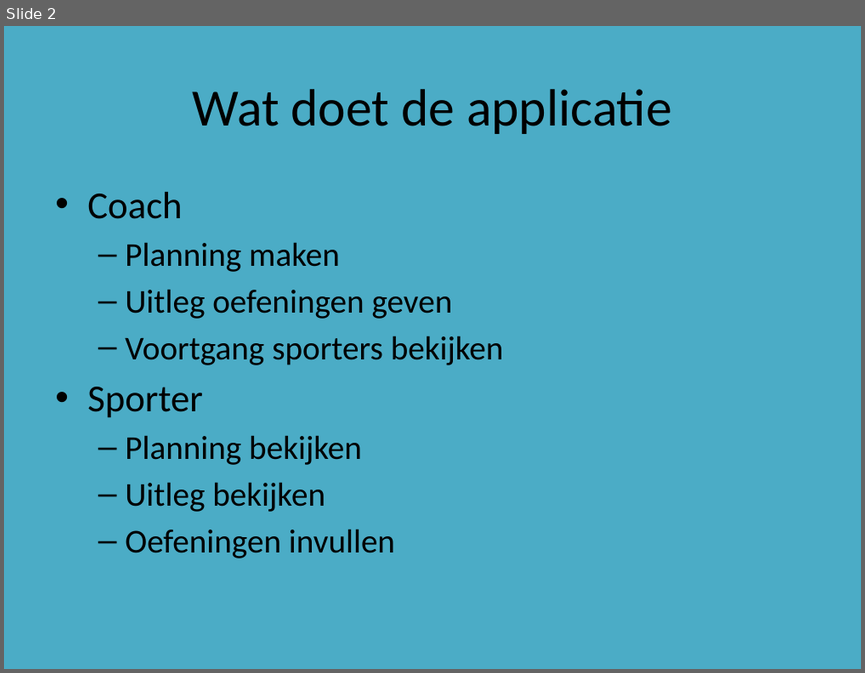
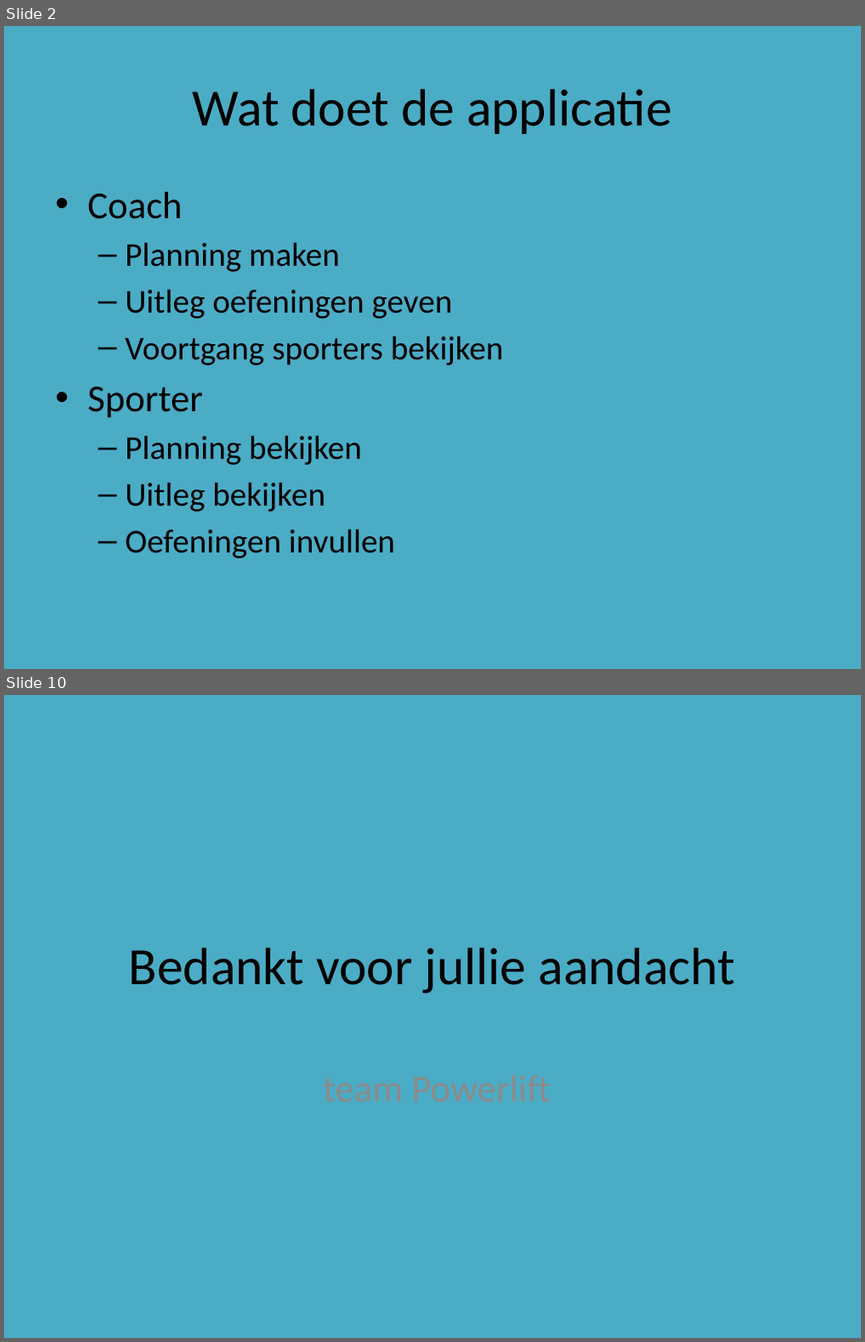
Before and after one commit to DASnoeken/Powerlift_App, a slide deck: Powerlift Powerpoint.pptx. Shown one above the other, each under a label of ours: slide 2 before the commit, slides 2 and 10 after it; the slides between them are not shown. The pictures are 865x673 and 865x1342 pixels, drawn with LibreOffice and Linux fonts; fonts in the diff are those of the drawing. Boxes give left, top, right and bottom in pixels: in the first picture for what was removed or moved away, otherwise in the second. Text is boxed around its words. In the diff, an @@ line names an element or a change of style, - is before the commit and + after.

```diff
--- a/Powerlift Powerpoint.pptx
+++ b/Powerlift Powerpoint.pptx
@@ slide 10 added at (4, 695, 861, 1338), background #4BACC6 @@
@@ title added at (129, 947, 736, 993), 44 pt, text #000000 @@
+Bedankt voor jullie aandacht
```
Also in this commit, not shown: 3 slides changed, 5 other slides added, 2 slides removed.
